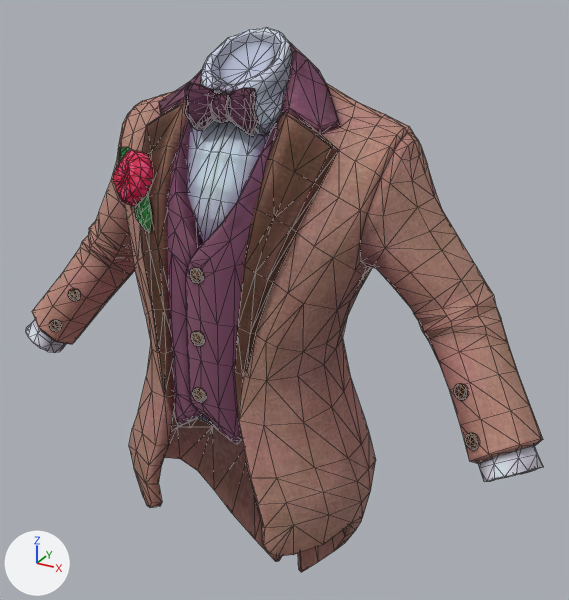
What one commit did to the glTF model public/avatars/m1_top.glb.
The view is the same before and after, from a 50 mm camera at (0.612, -1.005, 1.737) aimed at (0.028, 0.057, 1.206). The axes (+X, +Y, +Z) are drawn at lower left. The lights are the same throughout. The picture after the commit comes second. Both versions are drawn at full value of the shape key 'hips' of 'Wolf3D_Outfit_Top'; the numbers are the values there. Mesh edges are drawn as thin lines. Vertices at exactly the same position are counted once.

Objects in the first picture: 'Wolf3D_Outfit_Top'.
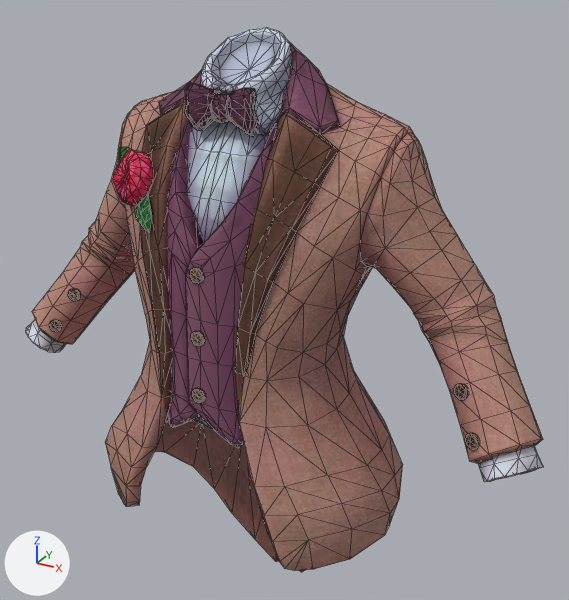
The change, as a list of edits to the scene's bpy script:
```text
Change me_wolf3d_outfit_top:
    used by ob_wolf3d_outfit_top; location = (0.0, 0.0, 0.0)
    remove me_wolf3d_outfit_top.from_pydata(...)  # 1872 vertices, 3419 faces; spans x -0.486..0.486, y -0.165..0.145, z 0.571..1.638
    add me_wolf3d_outfit_top.from_pydata(...)  # 1872 vertices, 3419 faces; spans x -0.486..0.486, y -0.184..0.165, z 0.571..1.638
    me_wolf3d_outfit_top part 1: 228 of 1872 vertices moved; they spanned x -0.221..0.221, y -0.165..0.145, z 0.677..1.173 and now span x -0.272..0.272, y -0.184..0.165, z 0.677..1.173; mean shift (0.0, -0.002, 0.0); largest move (0.206, -0.035, 0.878) -> (0.265, -0.038, 0.878)
    other edits to the shape of me_wolf3d_outfit_top do not show in these pictures
```

Boxes (x1, y1, x2, y2) around the edits, measured in the pictures (569 x 600 px; the box of a moved part takes in the faces that stretch with it):
part 1 of me_wolf3d_outfit_top, moved or reshaped
    before: (129, 313, 376, 572)
    after: (105, 313, 403, 572)
